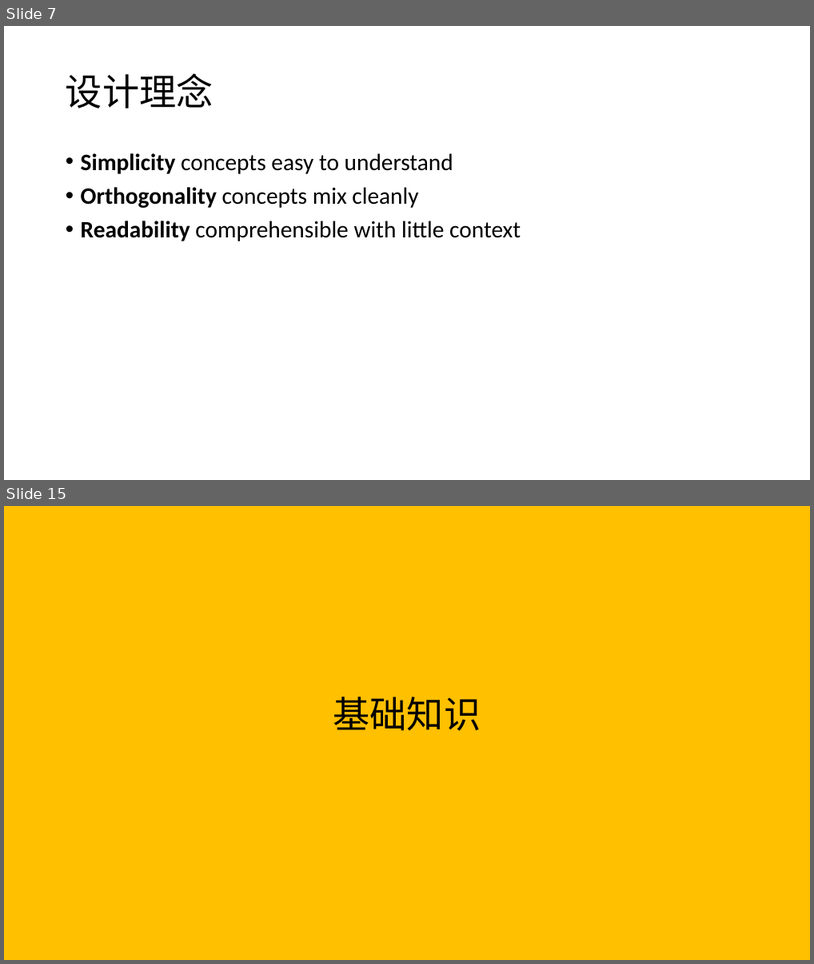
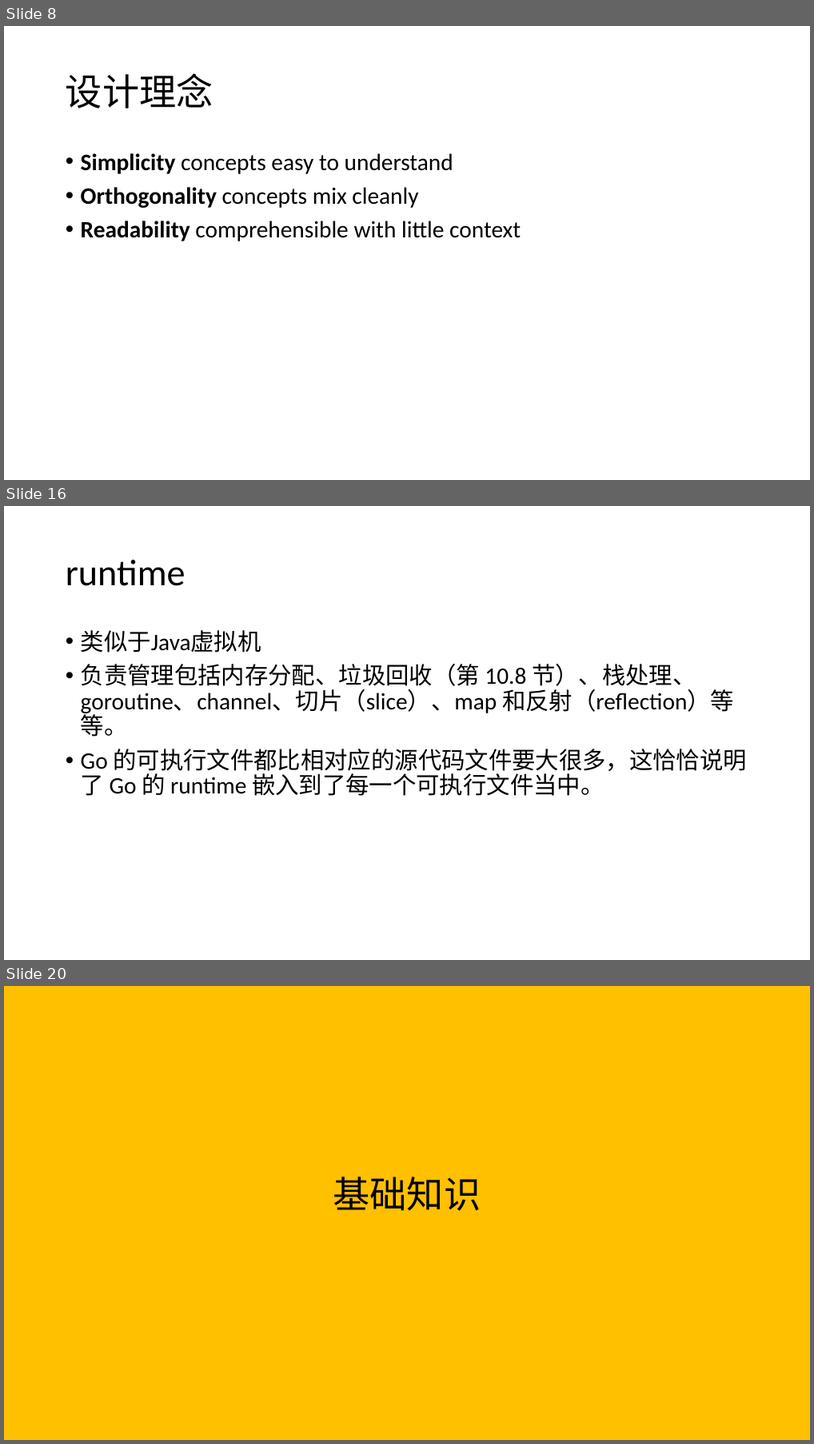
Before and after one commit to hongzhenglin/golearning, a slide deck: go学习笔记.pptx. Shown one above the other, each under a label of ours: slides 7 and 15 before the commit, slides 8, 16 and 20 after it; the slides between them are not shown. The pictures are 814x964 and 814x1444 pixels, drawn with LibreOffice and Linux fonts; fonts in the diff are those of the drawing. Boxes give left, top, right and bottom in pixels: in the first picture for what was removed or moved away, otherwise in the second. Text is boxed around its words. In the diff, an @@ line names an element or a change of style, - is before the commit and + after.

```diff
--- a/go学习笔记.pptx
+++ b/go学习笔记.pptx
@@ slide 16 added at bbox=[4, 506, 810, 960], background #FFFFFF @@
@@ title added at bbox=[66, 560, 186, 586], 44 pt, text #000000 @@
+runtime
@@ text added at bbox=[81, 630, 747, 796], 28 pt, text #000000 @@
+• 类似于Java虚拟机
+• 负责管理包括内存分配、垃圾回收（第 10.8 节）、栈处理、goroutine、channel、切片（slice）、map 和反射（reflection）等等。
+• Go 的可执行文件都比相对应的源代码文件要大很多，这恰恰说明了 Go 的 runtime 嵌入到了每一个可执行文件当中。
@@ what was slide 7 is now slide 8 @@
@@ what was slide 15 is now slide 20 @@
```
Also in this commit, not shown: 9 slides changed, 17 other slides added, 2 slides removed.
